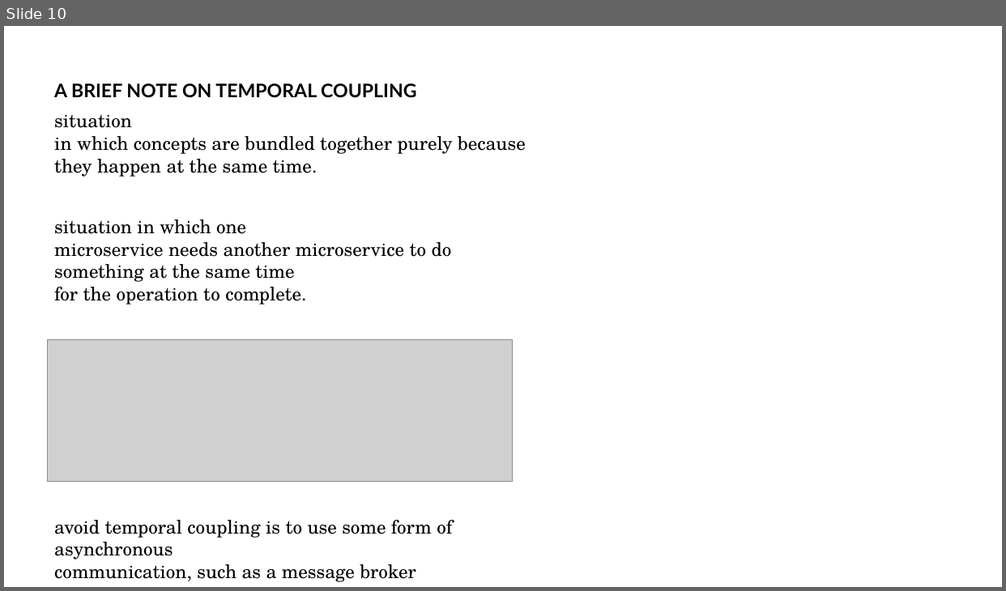
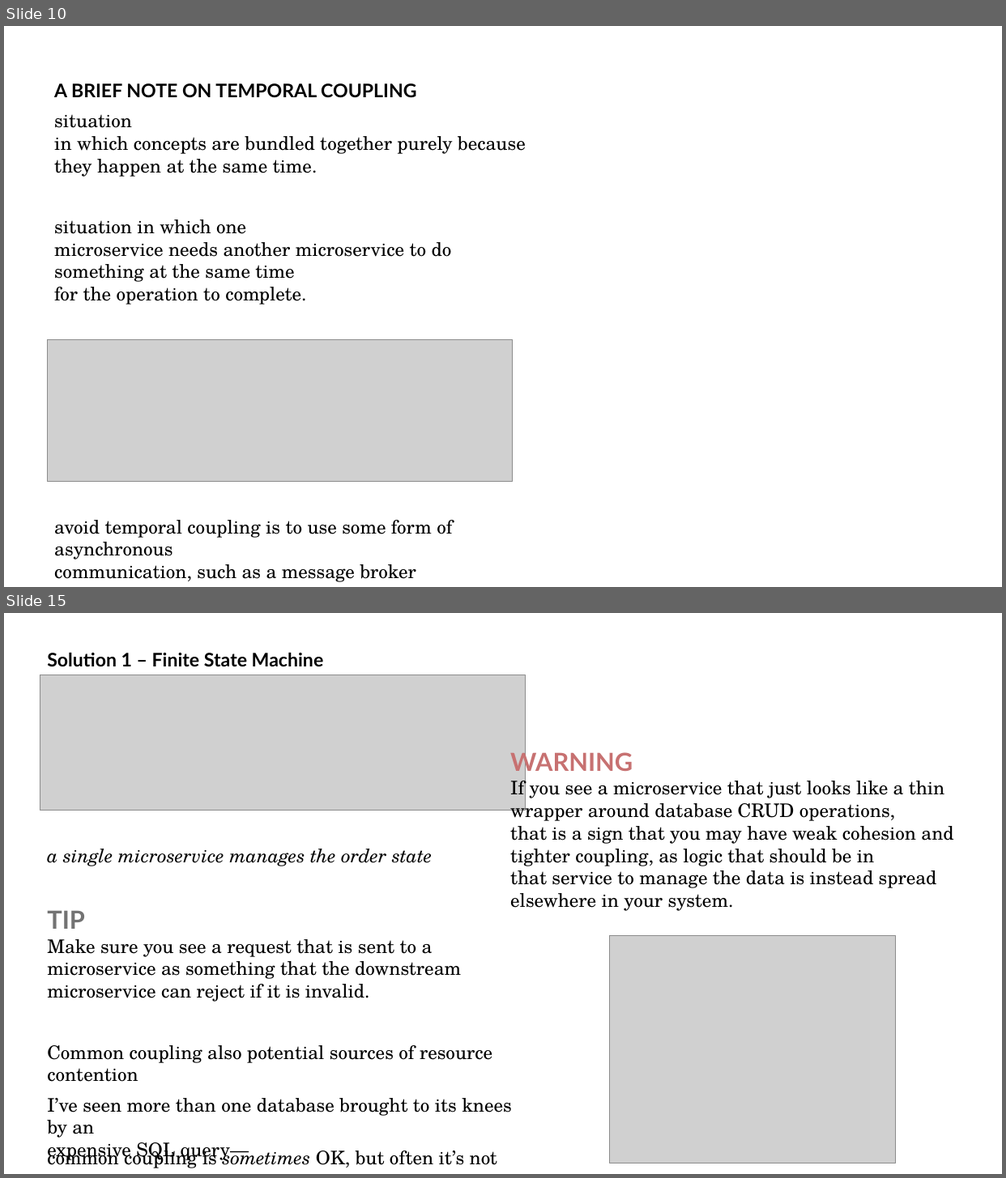
Before and after one commit to addiboyer24/CSCI391_Microservices_Spring2025, a slide deck: 01_27_2025/CSCI391_Microservices_HowToModelMicroservices_01_27_2025.pptx. Shown one above the other, each under a label of ours: slide 10 before the commit, slides 10 and 15 after it; the slides between them are not shown. The pictures are 1006x591 and 1006x1178 pixels, drawn with LibreOffice and Linux fonts; fonts in the diff are those of the drawing; grey boxes stand for pictures. Boxes give left, top, right and bottom in pixels: in the first picture for what was removed or moved away, otherwise in the second. Text is boxed around its words. In the diff, an @@ line names an element or a change of style, - is before the commit and + after.

```diff
--- a/01_27_2025/CSCI391_Microservices_HowToModelMicroservices_01_27_2025.pptx
+++ b/01_27_2025/CSCI391_Microservices_HowToModelMicroservices_01_27_2025.pptx
@@ slide 15 added at <box>4,613,1002,1174</box>, background #FFFFFF @@
@@ text added at <box>47,652,324,667</box>, 18 pt, text #000000, bold @@
+Solution 1 – Finite State Machine
@@ picture added at <box>40,675,526,811</box> @@
@@ text added at <box>510,749,953,911</box>, 18 pt, text #000000 @@
+WARNING
+If you see a microservice that just looks like a thin wrapper around database CRUD operations,
+that is a sign that you may have weak cohesion and tighter coupling, as logic that should be in
+that service to manage the data is instead spread elsewhere in your system.
@@ text added at <box>47,849,432,867</box>, 18 pt, text #000000, italic @@
+a single microservice manages the order state
@@ text added at <box>47,911,461,1002</box>, 18 pt, text #000000 @@
+TIP
+Make sure you see a request that is sent to a microservice as something that the downstream microservice can reject if it is invalid.
@@ picture added at <box>610,936,896,1164</box> @@
@@ text added at <box>47,1046,492,1082</box>, 18 pt, text #000000 @@
+Common coupling also potential sources of resource contention
@@ text added at <box>47,1098,512,1162</box>, 18 pt, text #000000 @@
+I’ve seen more than one database brought to its knees by an
+expensive SQL query—
@@ text added at <box>47,1146,497,1169</box>, 18 pt, text #000000 @@
+common coupling is sometimes OK, but often it’s not
```
Also in this commit, not shown: 5 other slides added, 1 other file.
